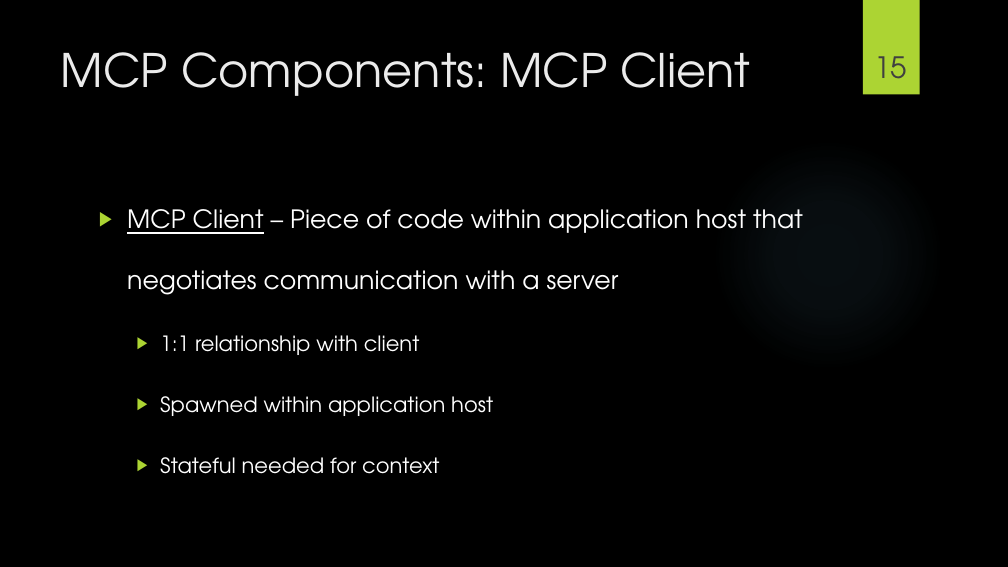
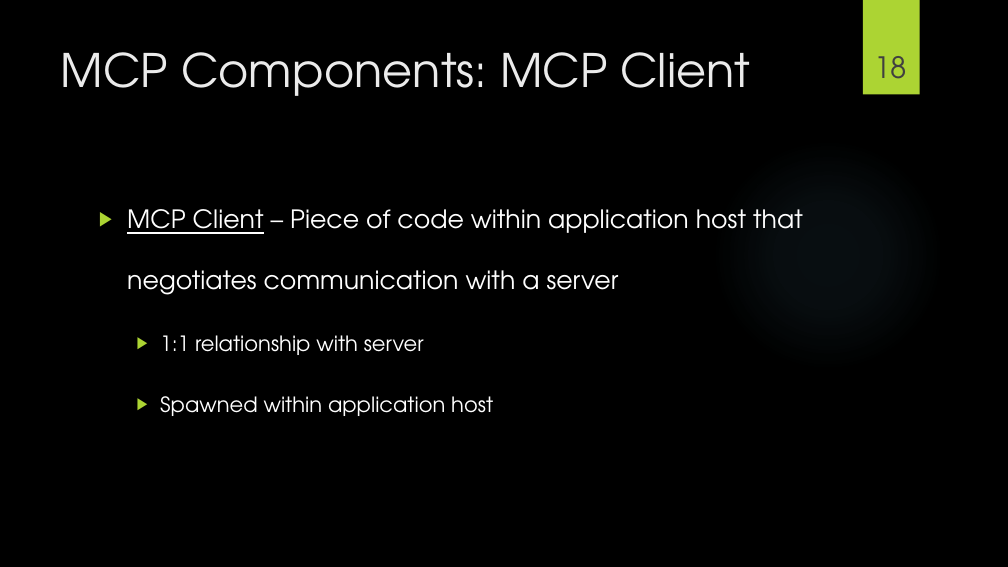
Before and after one commit to frank113/mcp_nycr_demo, a slide deck: slide 18 of slides/mcp_slides.pptx (slide 15 before the commit). Drawn at 1008x567 pixels with LibreOffice and Linux fonts; fonts in the diff are those of the drawing; background and template pictures are left out. Boxes give left, top, right and bottom in pixels: in the first picture for what was removed or moved away, otherwise in the second. Text is boxed around its words. In the diff, an @@ line names an element or a change of style, - is before the commit and + after.

```diff
--- a/slides/mcp_slides.pptx
+++ b/slides/mcp_slides.pptx
@@ page number at (874, 56, 907, 79): text changed @@
-15
+18
@@ text at (160, 335, 424, 355): text changed @@
-  ▶ 1:1 relationship with client
+  ▶ 1:1 relationship with server
@@ text at (160, 457, 439, 474): paragraph removed @@
-  ▶ Stateful needed for context
```
Also in this commit, not shown: 6 other slides changed, 5 slides added, 2 other files.
